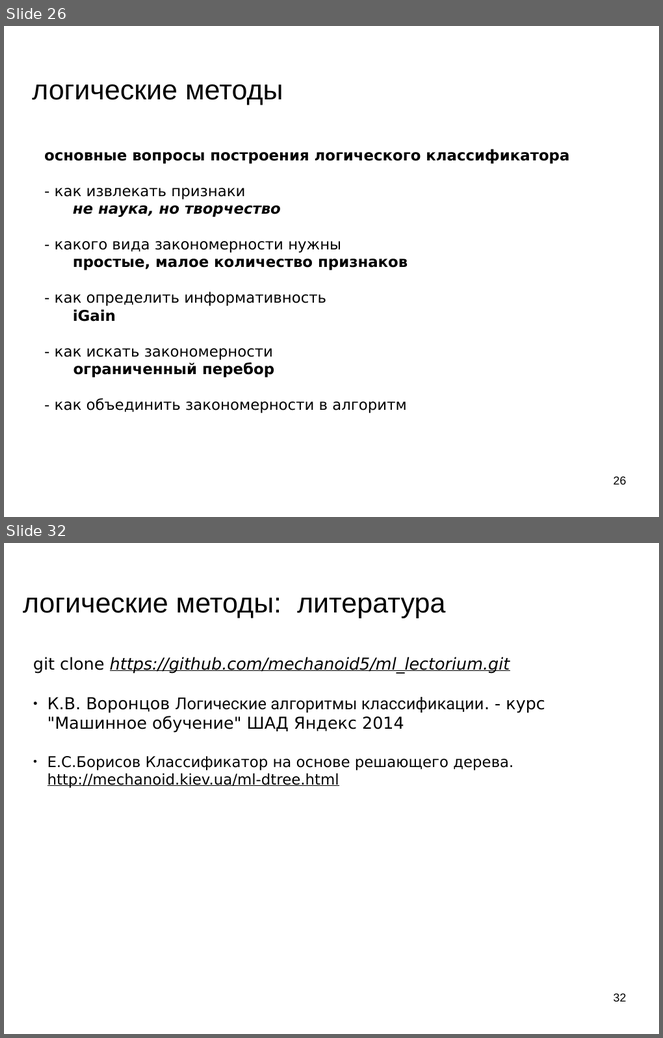
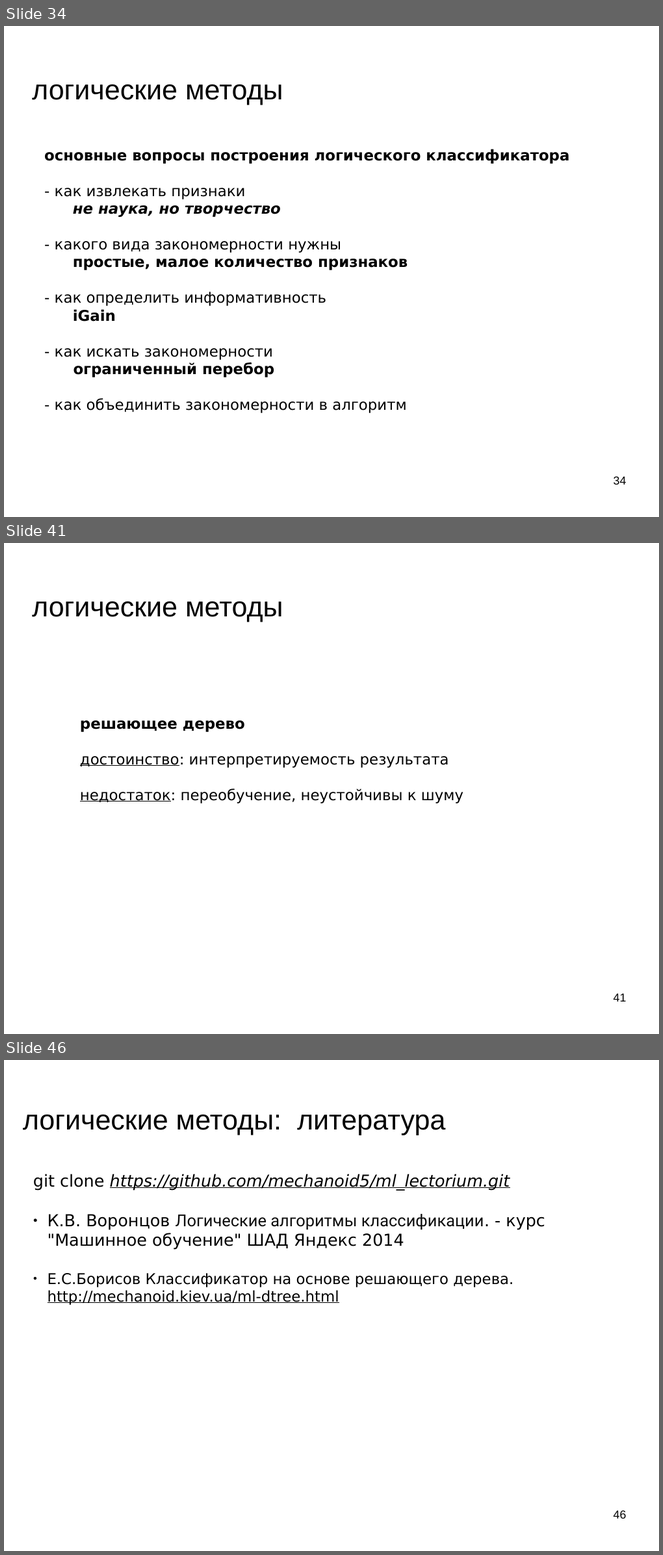
Before and after one commit to mechanoid5/ml_lectorium_legacy, a slide deck: 08-logical.odp. Shown one above the other, each under a label of ours: slides 26 and 32 before the commit, slides 34, 41 and 46 after it; the slides between them are not shown. The pictures are 663x1038 and 663x1555 pixels, drawn with LibreOffice and Linux fonts; fonts in the diff are those of the drawing; background and template pictures are left out. Boxes give left, top, right and bottom in pixels: in the first picture for what was removed or moved away, otherwise in the second. Text is boxed around its words. In the diff, an @@ line names an element or a change of style, - is before the commit and + after.

```diff
--- a/08-logical.odp
+++ b/08-logical.odp
@@ slide 41 added at [4,543,659,1034], background picture (left out) @@
@@ title added at [32,601,283,622], 33.9 pt, text #000000 @@
+логические методы
@@ text added at [80,720,464,804], 18 pt, text #000000 @@
+решающее дерево
+достоинство: интерпретируемость результата
+недостаток: переобучение, неустойчивы к шуму
@@ page number added at [614,993,627,1002], 14 pt, text #000000 @@
+41
@@ what was slide 26 is now slide 34 @@
@@ page number at [614,476,627,485]: text changed @@
-26
+34
@@ what was slide 32 is now slide 46 @@
@@ page number at [614,1510,627,1519]: text changed @@
-32
+46
```
Also in this commit, not shown: 8 slides changed, 14 other slides added, 1 slide removed.
